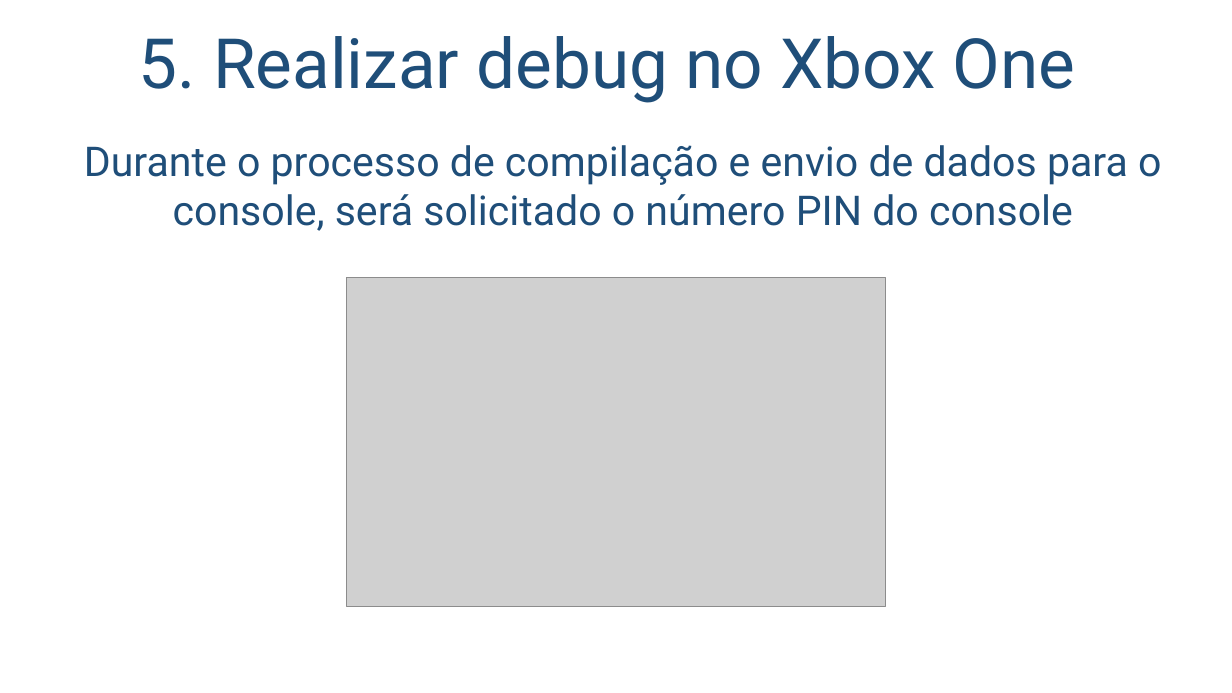
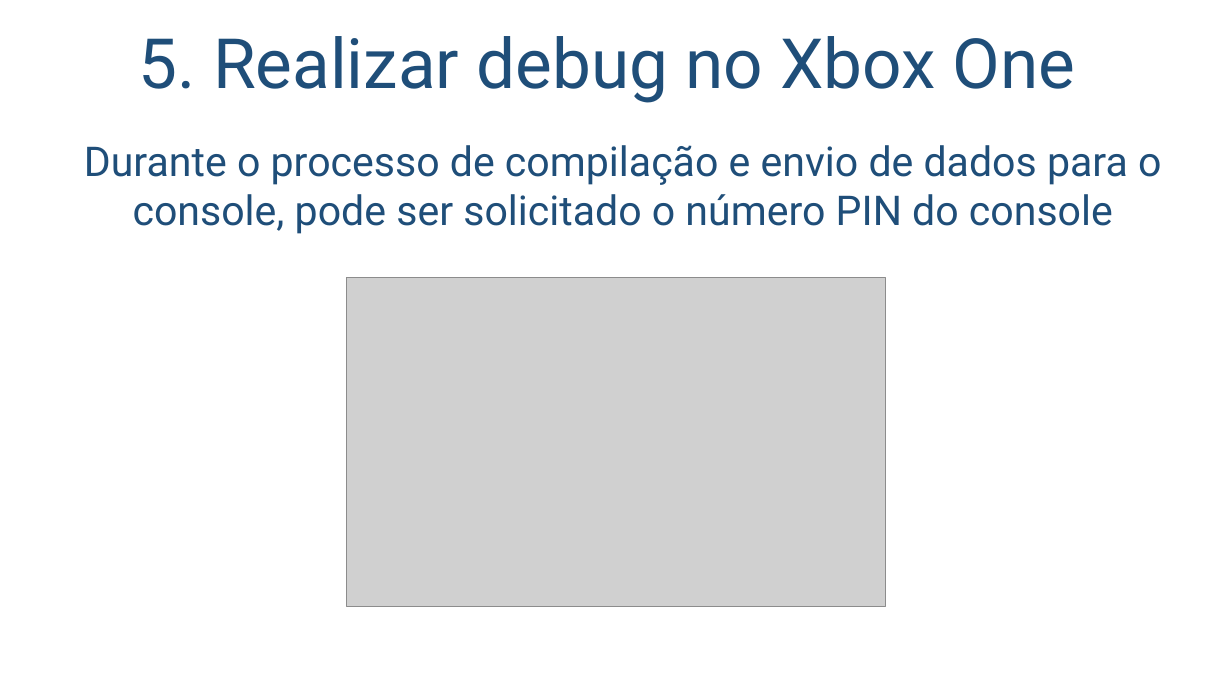
Before and after one commit to salmo-jr/public-slides, a slide deck: slide 22 of building-games-for-XboxOne.pptx. Drawn at 1232x693 pixels with LibreOffice and Linux fonts; fonts in the diff are those of the drawing; grey boxes stand for pictures; background and template pictures are left out. Boxes give left, top, right and bottom in pixels: in the first picture for what was removed or moved away, otherwise in the second. Text is boxed around its words. In the diff, an @@ line names an element or a change of style, - is before the commit and + after.

Commit message:
conclusão das atualizações para 2019

```diff
--- a/building-games-for-XboxOne.pptx
+++ b/building-games-for-XboxOne.pptx
@@ text at (84, 145, 1161, 234): text changed @@
-Durante o processo de compilação e envio de dados para o console, será solicitado o número PIN do console
+Durante o processo de compilação e envio de dados para o console, pode ser solicitado o número PIN do console
```
Also in this commit, not shown: 8 other slides changed.
